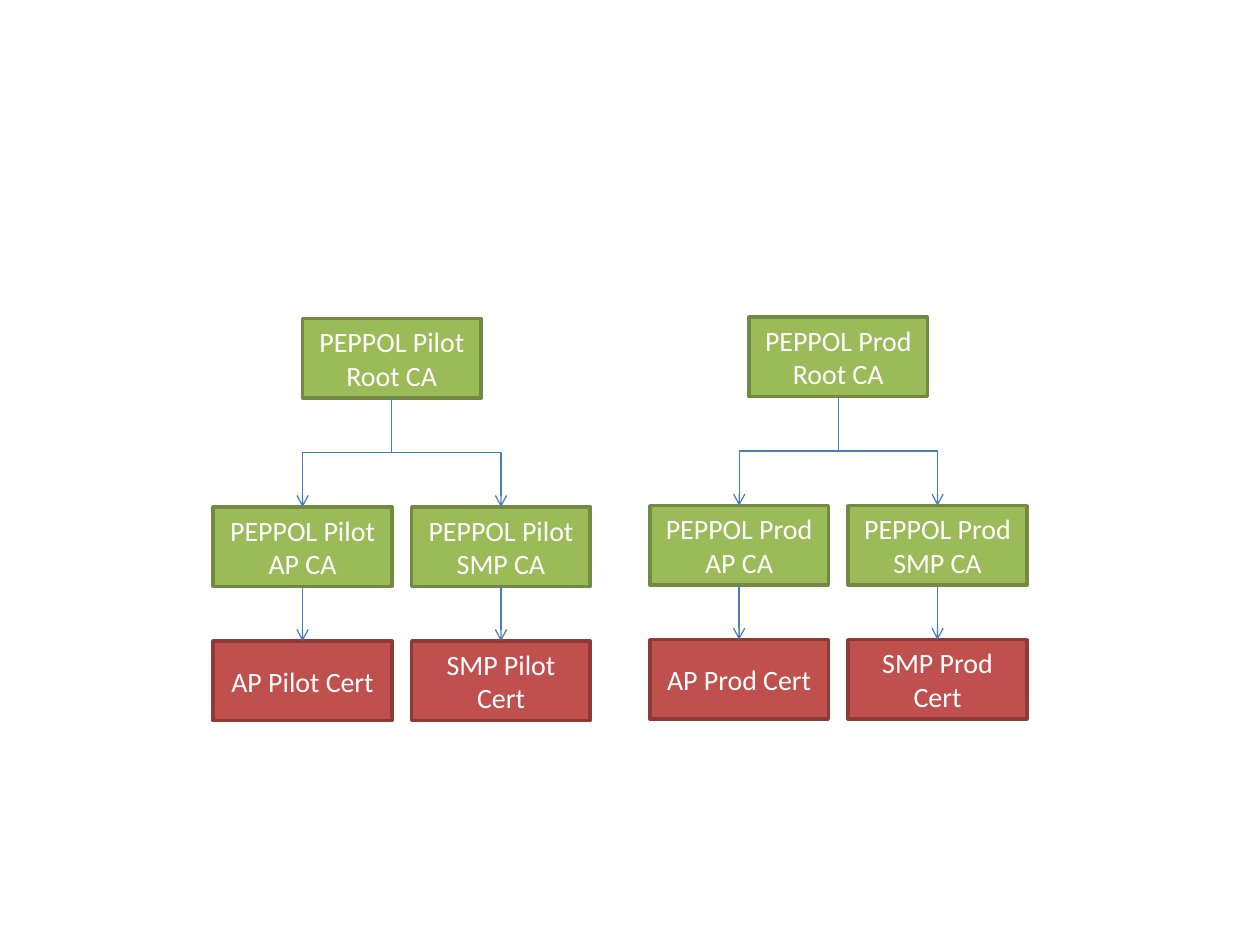
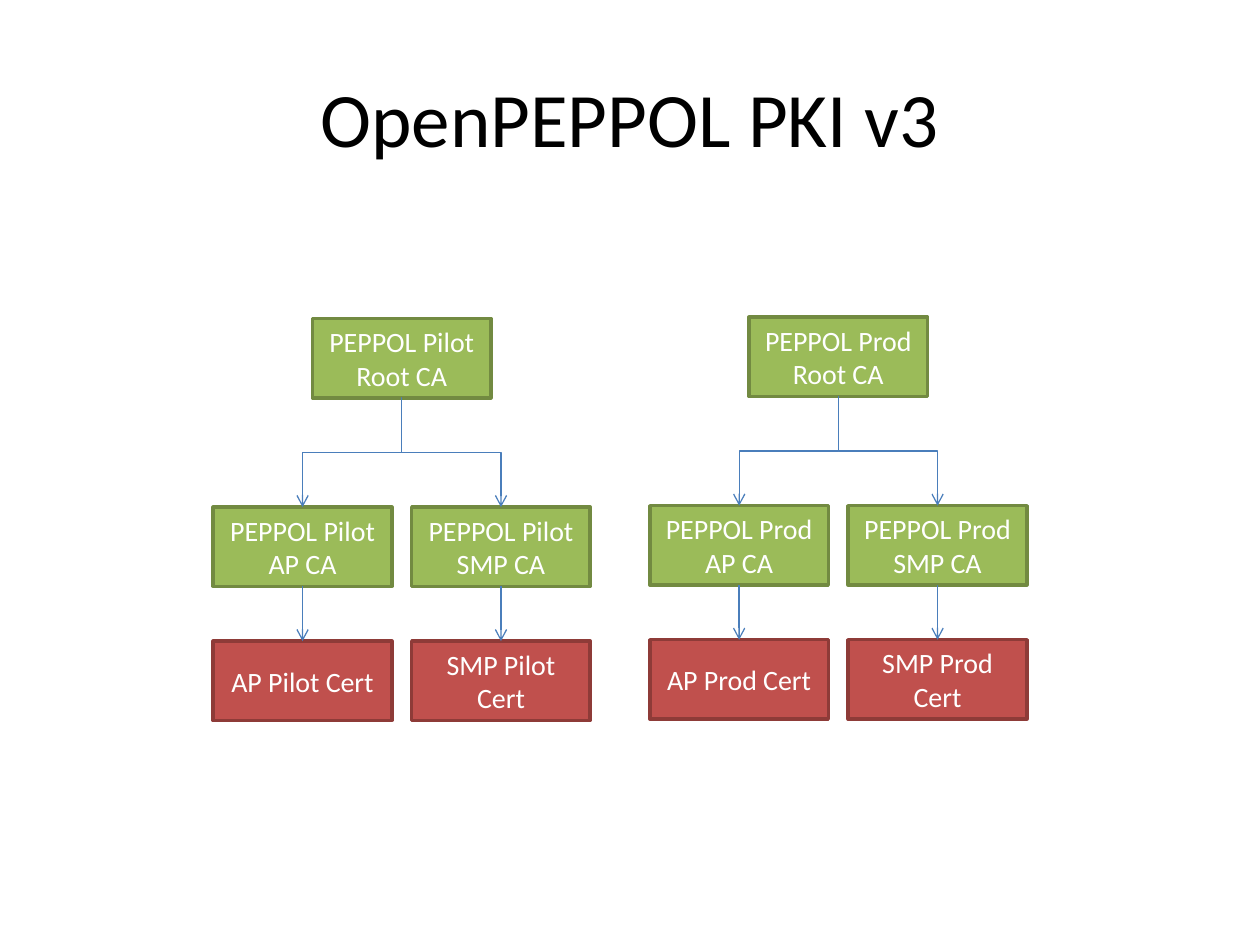
Before and after one commit to phax/peppol-practical, a slide deck: slide 4 of docs/PEPPOL practical.pptx. Drawn at 1260x945 pixels with LibreOffice and Linux fonts; fonts in the diff are those of the drawing. Boxes give left, top, right and bottom in pixels: in the first picture for what was removed or moved away, otherwise in the second. Text is boxed around its words. In the diff, an @@ line names an element or a change of style, - is before the commit and + after.

```diff
--- a/docs/PEPPOL practical.pptx
+++ b/docs/PEPPOL practical.pptx
@@ title added at box(321, 97, 938, 160), 44 pt, text #000000 @@
+OpenPEPPOL PKI v3
@@ rectangle "PEPPOL Pilot Root CA": place and size @@
-rectangle "PEPPOL Pilot Root CA" at box(302, 319, 481, 398)
+rectangle "PEPPOL Pilot Root CA" at box(312, 319, 491, 398)
@@ elbow arrow moved from (392, 398) - (302, 507) to (402, 398) - (302, 507) @@
@@ elbow arrow moved from (392, 398) - (501, 507) to (402, 398) - (501, 507) @@
```
Also in this commit, not shown: 1 other slide changed, 2 slides removed, 3 other files.
